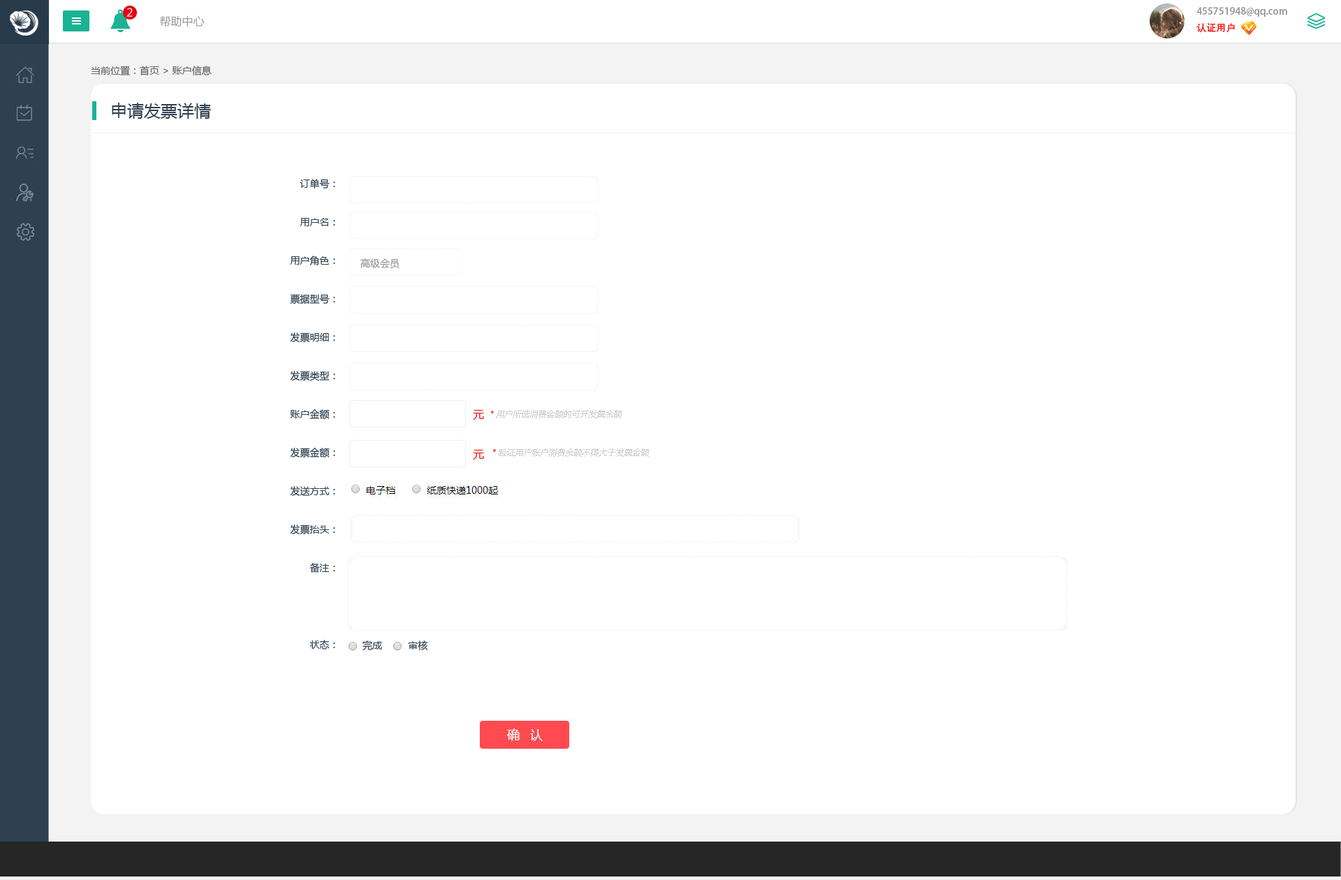
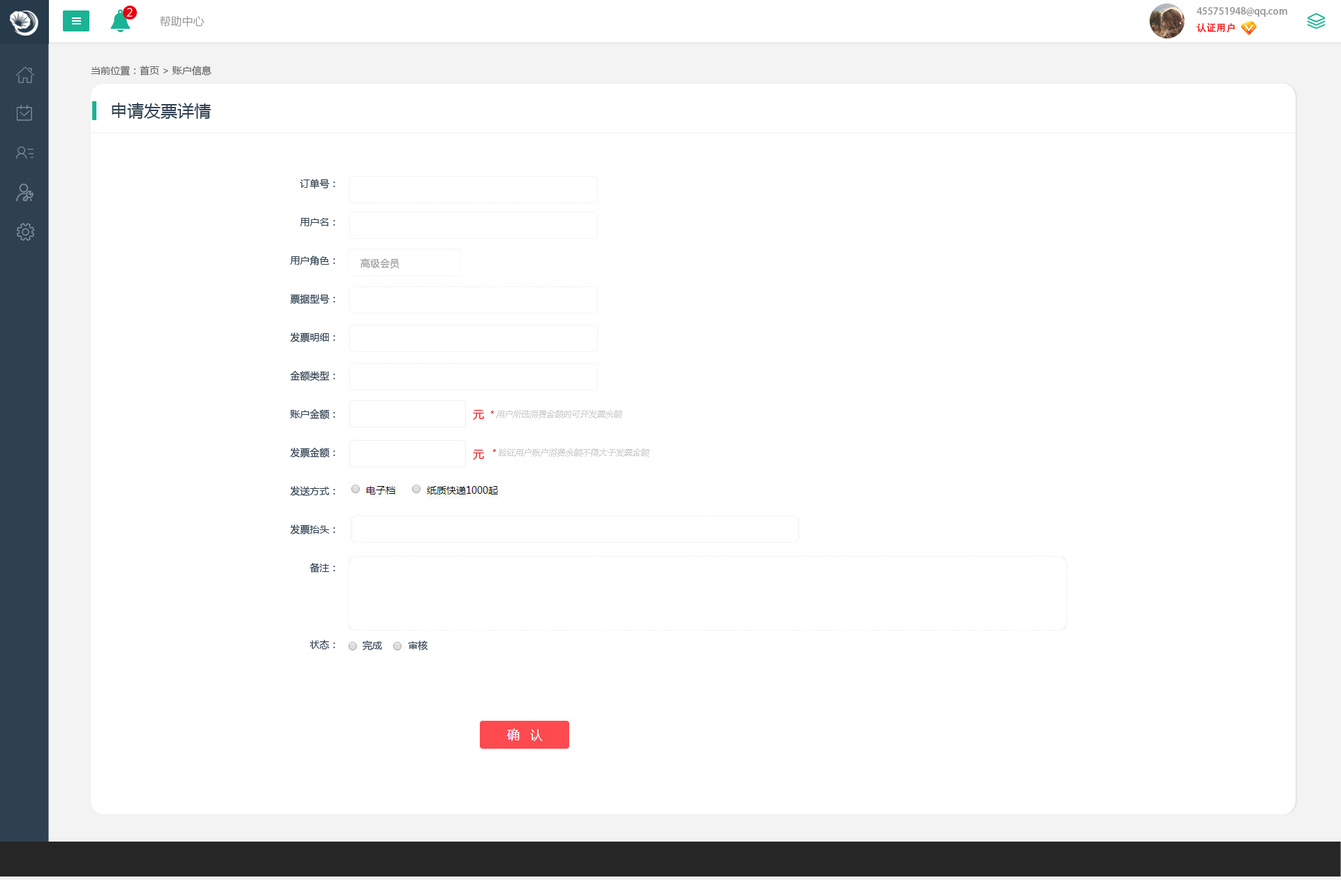
Revision of a layered 1341 x 880 image; what changed, layer by layer:
renamed "订单号： 用户名： 用户角色： 票据型号： 发票明细： 发票类型： 账户金额： 发票金额： 发送方式： 发票抬头： 备注：" to "订单号： 用户名： 用户角色： 票据型号： 发票明细： 金额类型： 账户金额： 发票金额： 发送方式： 发票抬头： 备注：", painted on it over [289, 370, 311, 382]
